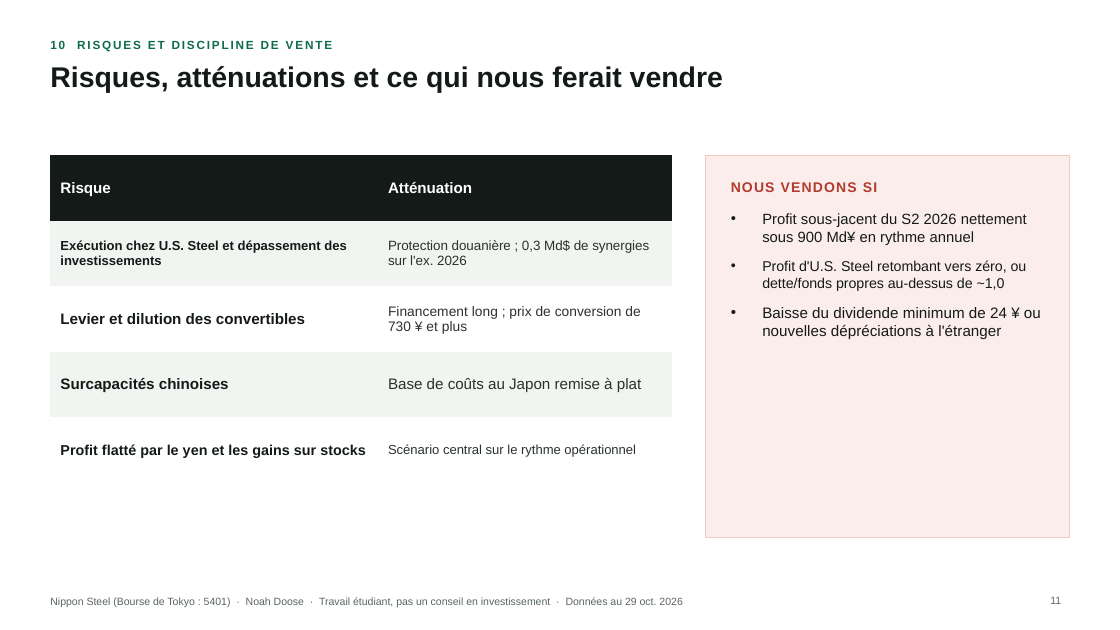
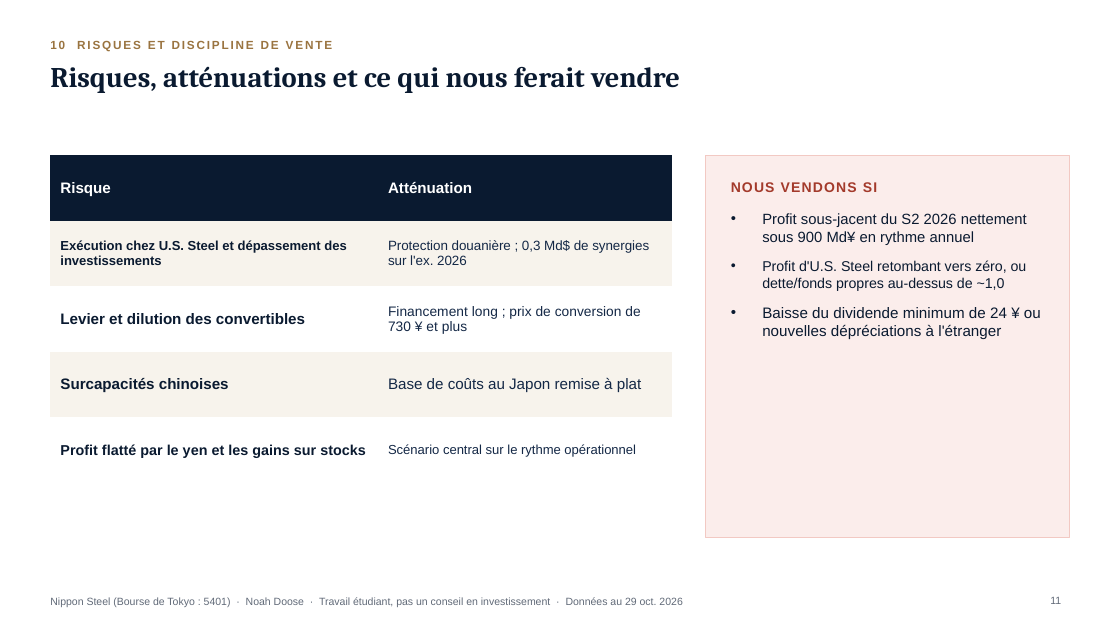
Before and after one commit to Fayzzy11/Portfolio-Project, a slide deck: slide 11 of docs/assets/pitches/5401_JP_Nippon_Steel_pitch_FR.pptx. Drawn at 1120x630 pixels with LibreOffice and Linux fonts; fonts in the diff are those of the drawing. Boxes give left, top, right and bottom in pixels: in the first picture for what was removed or moved away, otherwise in the second. Text is boxed around its words. In the diff, an @@ line names an element or a change of style, - is before the commit and + after.

```diff
--- a/docs/assets/pitches/5401_JP_Nippon_Steel_pitch_FR.pptx
+++ b/docs/assets/pitches/5401_JP_Nippon_Steel_pitch_FR.pptx
@@ text "10 RISQUES ET DISCIPLINE DE ..." at [50,41,333,52]: text colour #0E6B4F to #9A7440 @@
@@ title "Risques, atténuations et ce qui ..." at [50,67,680,93]: font Arial to Cambria, text colour #141A17 to #0A1A30 @@
@@ table at [50,155,672,462] @@
@@ fill #141A17 to #0A1A30 in row 1 @@
@@ fill #F2F4F1 to #F7F3EC in 4 cells @@
@@ text colour #141A17 to #0A1A30 in "Exécution chez U.S. Steel et dépassement des ...", "Levier et dilution des convertibles", "Surcapacités chinoises", "Profit flatté par le yen et les ..." @@
@@ text colour #2A322E to #142846 in "Protection douanière ; 0,3 Md$ de synergies ...", "Financement long ; prix de conversion de ...", "Base de coûts au Japon remise à ...", "Scénario central sur le rythme opérationnel" @@
@@ text "NOUS VENDONS SI" at [731,182,877,192]: text colour #B23A2E to #A33A2B @@
@@ text "Profit sous-jacent du S2 2026 ..." at [762,213,1041,339]: text colour #141A17 to #0A1A30 @@
@@ text "Nippon Steel (Bourse de Tokyo ..." at [50,597,682,607]: text colour #5B6660 to #616A78 @@
@@ page number at [1050,597,1061,604]: text colour #5B6660 to #616A78 @@
```
Also in this commit, not shown: 11 other slides changed, 37 other files.
